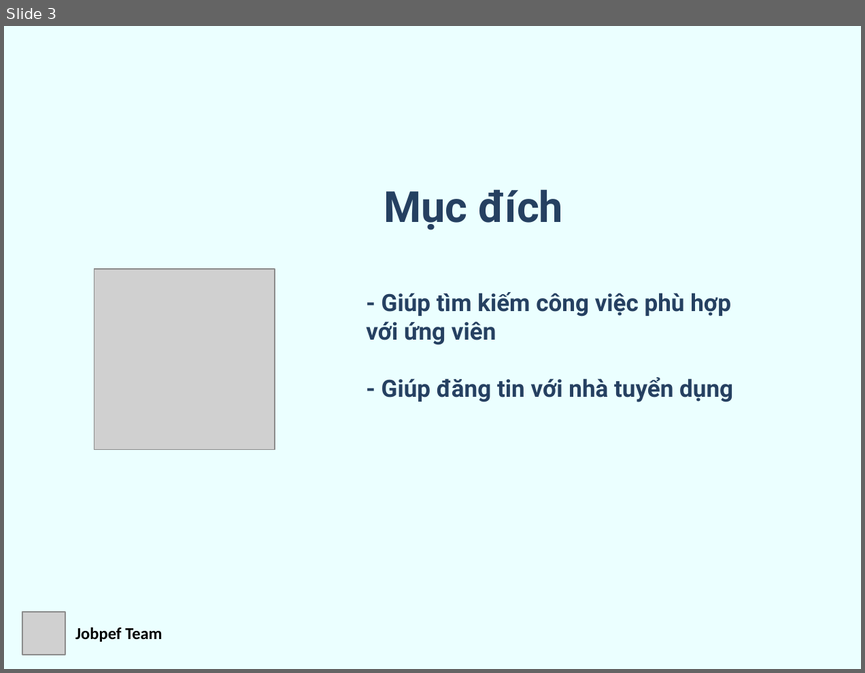
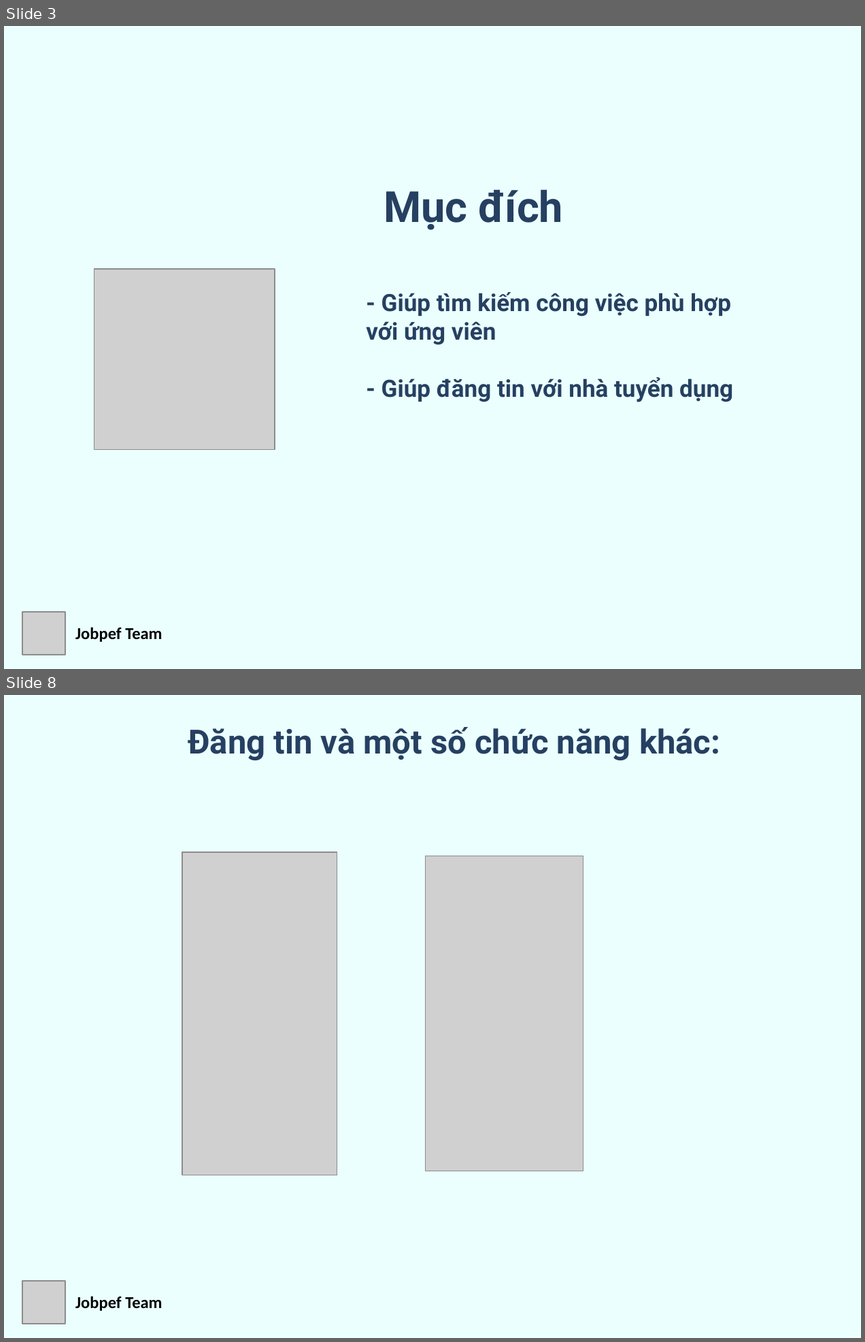
Before and after one commit to quangnv94/JobsPef, a slide deck: 01-Document/Preview.pptx. Shown one above the other, each under a label of ours: slide 3 before the commit, slides 3 and 8 after it; the slides between them are not shown. The pictures are 865x673 and 865x1342 pixels, drawn with LibreOffice and Linux fonts; fonts in the diff are those of the drawing; grey boxes stand for pictures. Boxes give left, top, right and bottom in pixels: in the first picture for what was removed or moved away, otherwise in the second. Text is boxed around its words. In the diff, an @@ line names an element or a change of style, - is before the commit and + after.

```diff
--- a/01-Document/Preview.pptx
+++ b/01-Document/Preview.pptx
@@ slide 8 added at (4,695,861,1338), background #D1FFFF at 43% opacity @@
@@ text added at (188,727,720,760), 28 pt, text #254061, bold @@
+Đăng tin và một số chức năng khác:
@@ picture added at (182,852,337,1174) @@
@@ picture added at (426,856,583,1170) @@
@@ picture added at (22,1280,65,1323) @@
@@ text added at (75,1295,162,1310), 14 pt, text #000000, bold @@
+Jobpef Team
```
Also in this commit, not shown: 4 slides changed, 2 other slides added.
